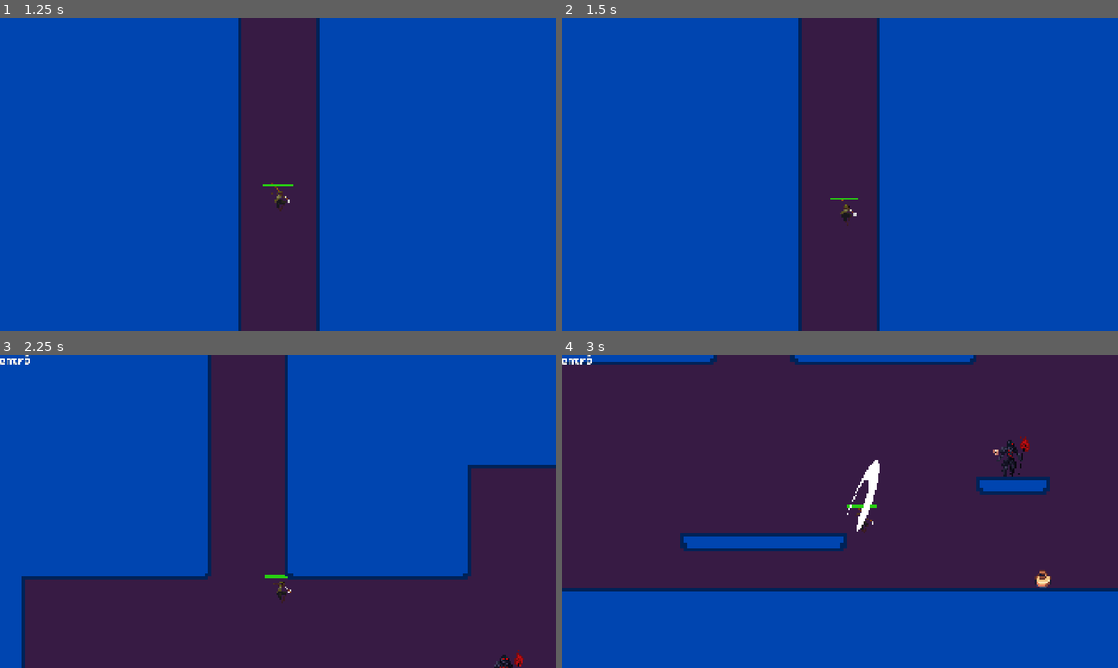
Above: before the commit, frames 1-4 (two rows, left to right).
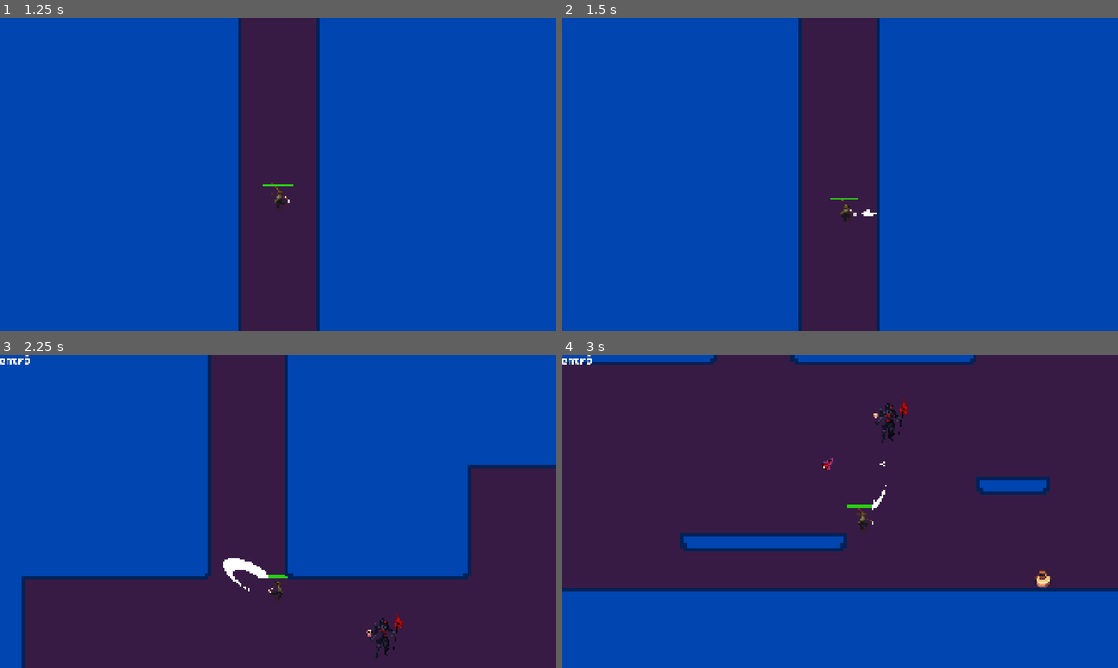
Above: after the commit, the same moments.

Repository: LastMarraketa/ChargerFeat
Game: Godot game, scene res://ui/main_menu.tscn
Two runs of this game, one before a commit and one after it. Both use one fixed random seed, a clock stepped at 60 frames per second and the inputs below. The engine's default icon, where the game draws it, is replaced by a stand-in: a white triangle on a blue panel in a dark square.
Inputs (mouse positions are in pixels of both pictures, inside the frame that each line leads up to):
- Up to frame 1 (1.25 s): click "Play Demo" at 0.5 s
- Up to frame 2 (1.5 s): move the mouse to (962, 158) at 1.27 s; press the mouse at (962, 158) at 1.28 s; hold D (move_right) from 1.28 s (still down)
- Up to frame 3 (2.25 s): keep holding D (move_right); tap Space (jump) at 1.52 s; move the mouse to (166, 527) at 2.02 s; release the mouse at (166, 527) at 2.03 s; click (166, 527) at 2.1 s
- Up to frame 4 (3 s): tap Space (jump) at 2.27 s; move the mouse to (895, 442) at 2.77 s; release D (move_right) at 2.78 s; press the mouse at (895, 442) at 2.78 s; hold A (move_left) from 2.78 s (still down); tap Q (fire, bound only after the commit) at 2.85 s

Frame 1 is identical in both runs. In frame 2, less than 0.1% of the frame differs, in the area x 53-57%, y 61-64%; in frame 3, 0.8%; in frame 4, 1.0%, in the area x 46-85%, y 13-57%.

Commit message:
sprites y cambios menores

Diff:
--- a/enemies/enemigo_torreta.gd
+++ b/enemies/enemigo_torreta.gd
@@ -15,8 +15,8 @@
 var player_in_range: bool = false
 
 func _physics_process(delta: float) -> void:
-	if not is_on_floor():
-		velocity.y += get_gravity().y * delta
+	#if not is_on_floor():
+		#velocity.y += get_gravity().y * delta
 
 	playback.travel("idle")
 	move_and_slide()
@@ -54,4 +54,5 @@
 	get_parent().add_child(bala)
 	bala.global_position = bullet_spawn.global_position
 	bala.direction = global_position.direction_to(player_ref.global_position)
+	bala.rotation = bala.direction.angle()
 	bala.player = player_ref
--- a/enemies/enemigo_torreta.tscn
+++ b/enemies/enemigo_torreta.tscn
@@ -294,7 +294,7 @@
 node_connections = [&"output", 0, &"idle"]
 
 [sub_resource type="RectangleShape2D" id="RectangleShape2D_grk76"]
-size = Vector2(63.166668, 28.366669)
+size = Vector2(63.61667, 33.383335)
 
 [node name="Enemigo_Torreta" type="CharacterBody2D" unique_id=223463695]
 script = ExtResource("1_gqaae")
@@ -322,11 +322,12 @@
 [node name="Detection area" type="Area2D" parent="." unique_id=589039728]
 
 [node name="CollisionShape2D" type="CollisionShape2D" parent="Detection area" unique_id=738716329]
-position = Vector2(-1.5, -17.5)
+position = Vector2(-5, 2.0000076)
 scale = Vector2(30, 30)
 shape = SubResource("RectangleShape2D_grk76")
 
 [node name="fire timer" type="Timer" parent="." unique_id=995510038]
+wait_time = 0.5
 
 [node name="bullet spawn" type="Marker2D" parent="." unique_id=1181341337]
 position = Vector2(-52, -20)
--- a/enemies/enemy_bullet.gd
+++ b/enemies/enemy_bullet.gd
@@ -1,6 +1,7 @@
 extends Area2D
+@onready var animation_player: AnimationPlayer = $AnimationPlayer
 
-@export var speed: float = 200.0 #velocidad de la bala
+@export var speed: float = 500.0 #velocidad de la bala
 var direction: Vector2 = Vector2.RIGHT
 var player: Player = null #importante, guarda la logica de contador de balas destruidas
 # Called when the node enters the scene tree for the first time.
@@ -14,10 +15,13 @@
 
 	global_position += direction * speed * delta
 
+	animation_player.play("firing")
 
 func _on_body_entered(body:Node2D)->void:
 	if body is Player :
 		Debug.log("impacto a jugador ")
+		queue_free()
+	elif body is not Enemy:
 		queue_free()
 
 func _on_area_entered(area: Area2D) -> void:
--- a/enemies/enemy_bullet.tscn
+++ b/enemies/enemy_bullet.tscn
@@ -1,17 +1,108 @@
 [gd_scene format=3 uid="uid://bttm54od0jbgw"]
 
 [ext_resource type="Script" uid="uid://d1t4xfqonxioa" path="res://enemies/enemy_bullet.gd" id="1_qadii"]
-[ext_resource type="Texture2D" uid="uid://dki0qrnh46vy0" path="res://icon.svg" id="2_45xi0"]
+[ext_resource type="Texture2D" uid="uid://d3k3o54lsp6gr" path="res://assets/sprites/Pixel Art VFX - Blood Mage - FREE Version/VFX3/sprite-sheet.png" id="2_qadii"]
 
 [sub_resource type="CircleShape2D" id="CircleShape2D_xnav5"]
+
+[sub_resource type="Animation" id="Animation_qadii"]
+length = 0.001
+tracks/0/type = "value"
+tracks/0/imported = false
+tracks/0/enabled = true
+tracks/0/path = NodePath("Sprite2D:texture")
+tracks/0/interp = 1
+tracks/0/loop_wrap = true
+tracks/0/keys = {
+"times": PackedFloat32Array(0),
+"transitions": PackedFloat32Array(1),
+"update": 1,
+"values": [ExtResource("2_qadii")]
+}
+tracks/1/type = "value"
+tracks/1/imported = false
+tracks/1/enabled = true
+tracks/1/path = NodePath("Sprite2D:hframes")
+tracks/1/interp = 1
+tracks/1/loop_wrap = true
+tracks/1/keys = {
+"times": PackedFloat32Array(0),
+"transitions": PackedFloat32Array(1),
+"update": 1,
+"values": [4]
+}
+tracks/2/type = "value"
+tracks/2/imported = false
+tracks/2/enabled = true
+tracks/2/path = NodePath("Sprite2D:frame")
+tracks/2/interp = 1
+tracks/2/loop_wrap = true
+tracks/2/keys = {
+"times": PackedFloat32Array(0),
+"transitions": PackedFloat32Array(1),
+"update": 1,
+"values": [0]
+}
+
+[sub_resource type="Animation" id="Animation_45xi0"]
+resource_name = "firing"
+length = 0.4
+loop_mode = 1
+tracks/0/type = "value"
+tracks/0/imported = false
+tracks/0/enabled = true
+tracks/0/path = NodePath("Sprite2D:texture")
+tracks/0/interp = 1
+tracks/0/loop_wrap = true
+tracks/0/keys = {
+"times": PackedFloat32Array(0),
+"transitions": PackedFloat32Array(1),
+"update": 1,
+"values": [ExtResource("2_qadii")]
+}
+tracks/1/type = "value"
+tracks/1/imported = false
+tracks/1/enabled = true
+tracks/1/path = NodePath("Sprite2D:hframes")
+tracks/1/interp = 1
+tracks/1/loop_wrap = true
+tracks/1/keys = {
+"times": PackedFloat32Array(0),
+"transitions": PackedFloat32Array(1),
+"update": 1,
+"values": [4]
+}
+tracks/2/type = "value"
+tracks/2/imported = false
+tracks/2/enabled = true
+tracks/2/path = NodePath("Sprite2D:frame")
+tracks/2/interp = 1
+tracks/2/loop_wrap = true
+tracks/2/keys = {
+"times": PackedFloat32Array(0, 0.099999994, 0.19999999, 0.3),
+"transitions": PackedFloat32Array(1, 1, 1, 1),
+"update": 1,
+"values": [0, 1, 2, 3]
+}
+
+[sub_resource type="AnimationLibrary" id="AnimationLibrary_xnav5"]
+_data = {
+&"RESET": SubResource("Animation_qadii"),
+&"firing": SubResource("Animation_45xi0")
+}
 
 [node name="enemy bullet" type="Area2D" unique_id=255558512]
 script = ExtResource("1_qadii")
 
-[node name="Sprite2D" type="Sprite2D" parent="." unique_id=289470704]
-scale = Vector2(0.2, 0.2)
-texture = ExtResource("2_45xi0")
-
 [node name="CollisionShape2D" type="CollisionShape2D" parent="." unique_id=1212237744]
 scale = Vector2(2, 2)
 shape = SubResource("CircleShape2D_xnav5")
+
+[node name="Sprite2D" type="Sprite2D" parent="." unique_id=1054525240]
+position = Vector2(-9, 0)
+scale = Vector2(0.46441555, -0.41376868)
+texture = ExtResource("2_qadii")
+hframes = 4
+
+[node name="AnimationPlayer" type="AnimationPlayer" parent="." unique_id=505343893]
+libraries/ = SubResource("AnimationLibrary_xnav5")
--- a/levels/demo_level.tscn
+++ b/levels/demo_level.tscn
@@ -204,4 +204,4 @@
 position = Vector2(-600, 3360)
 
 [node name="Enemigo_Torreta" parent="." unique_id=223463695 instance=ExtResource("10_rahni")]
-position = Vector2(2553, 2070)
+position = Vector2(2135, 2044)
--- a/player/slash.tscn
+++ b/player/slash.tscn
@@ -308,27 +308,35 @@
 }
 
 [sub_resource type="RectangleShape2D" id="RectangleShape2D_glx33"]
-size = Vector2(66.40385, 49)
+size = Vector2(80.163574, 126.29969)
 
 [node name="Slash" type="Area2D" unique_id=263095410]
 scale = Vector2(2.476187, 0.80760294)
 script = ExtResource("1_tocf0")
 
 [node name="Sprite2D 1" type="Sprite2D" parent="." unique_id=1345503408]
+position = Vector2(27.913795, 34.549488)
+scale = Vector2(0.62310094, 1.353056)
 texture = ExtResource("2_g1hi6")
 hframes = 12
 frame = 6
 
 [node name="Sprite2D 2" type="Sprite2D" parent="." unique_id=1119826445]
+position = Vector2(27.913795, 34.549488)
+scale = Vector2(0.62310094, 1.353056)
 texture = ExtResource("3_bv18j")
 hframes = 12
 
 [node name="Sprite2D 3" type="Sprite2D" parent="." unique_id=443765846]
+position = Vector2(27.913795, 34.549488)
+scale = Vector2(0.62310094, 1.353056)
 texture = ExtResource("4_mxkbg")
 hframes = 12
 frame = 6
 
 [node name="Sprite2D 4" type="Sprite2D" parent="." unique_id=982473297]
+position = Vector2(27.913795, 34.549488)
+scale = Vector2(0.62310094, 1.353056)
 texture = ExtResource("5_k671w")
 hframes = 12
 frame = 6
@@ -338,5 +346,5 @@
 speed_scale = 3.013
 
 [node name="CollisionShape2D" type="CollisionShape2D" parent="." unique_id=780710143]
-position = Vector2(32.798077, 0)
+position = Vector2(39.980824, 0)
 shape = SubResource("RectangleShape2D_glx33")
--- a/project.godot
+++ b/project.godot
@@ -74,7 +74,7 @@
 }
 fire={
 "deadzone": 0.2,
-"events": [Object(InputEventMouseButton,"resource_local_to_scene":false,"resource_name":"","device":-1,"window_id":0,"alt_pressed":false,"shift_pressed":false,"ctrl_pressed":false,"meta_pressed":false,"button_mask":1,"position":Vector2(326, 25),"global_position":Vector2(338, 85),"factor":1.0,"button_index":1,"canceled":false,"pressed":true,"double_click":false,"script":null)
+"events": [Object(InputEventKey,"resource_local_to_scene":false,"resource_name":"","device":-1,"window_id":0,"alt_pressed":false,"shift_pressed":false,"ctrl_pressed":false,"meta_pressed":false,"pressed":false,"keycode":81,"physical_keycode":0,"key_label":0,"unicode":113,"location":0,"echo":false,"script":null)
 ]
 }
 click={
@@ -114,7 +114,7 @@
 }
 slash={
 "deadzone": 0.2,
-"events": [Object(InputEventKey,"resource_local_to_scene":false,"resource_name":"","device":-1,"window_id":0,"alt_pressed":false,"shift_pressed":false,"ctrl_pressed":false,"meta_pressed":false,"pressed":false,"keycode":0,"physical_keycode":81,"key_label":0,"unicode":113,"location":0,"echo":false,"script":null)
+"events": [Object(InputEventMouseButton,"resource_local_to_scene":false,"resource_name":"","device":-1,"window_id":0,"alt_pressed":false,"shift_pressed":false,"ctrl_pressed":false,"meta_pressed":false,"button_mask":1,"position":Vector2(260, 13),"global_position":Vector2(269, 61),"factor":1.0,"button_index":1,"canceled":false,"pressed":true,"double_click":false,"script":null)
 ]
 }
 
Not shown, added: assets/sprites/Pixel Art VFX - Blood Mage - FREE Version/Thank you!.txt
Binary file added: assets/sprites/Pixel Art VFX - Blood Mage - FREE Version/VFX1/part1(start)/GIF.gif
Binary file added: assets/sprites/Pixel Art VFX - Blood Mage - FREE Version/VFX1/part1(start)/frames/BloodMage_skill1_start_frame1.png
Not shown, added: assets/sprites/Pixel Art VFX - Blood Mage - FREE Version/VFX1/part1(start)/frames/BloodMage_skill1_start_frame1.png.import
Binary file added: assets/sprites/Pixel Art VFX - Blood Mage - FREE Version/VFX1/part1(start)/frames/BloodMage_skill1_start_frame2.png
Not shown, added: assets/sprites/Pixel Art VFX - Blood Mage - FREE Version/VFX1/part1(start)/frames/BloodMage_skill1_start_frame2.png.import
Binary file added: assets/sprites/Pixel Art VFX - Blood Mage - FREE Version/VFX1/part1(start)/frames/BloodMage_skill1_start_frame3.png
Not shown, added: assets/sprites/Pixel Art VFX - Blood Mage - FREE Version/VFX1/part1(start)/frames/BloodMage_skill1_start_frame3.png.import
Binary file added: assets/sprites/Pixel Art VFX - Blood Mage - FREE Version/VFX1/part1(start)/frames/BloodMage_skill1_start_frame4.png
Not shown, added: assets/sprites/Pixel Art VFX - Blood Mage - FREE Version/VFX1/part1(start)/frames/BloodMage_skill1_start_frame4.png.import
Binary file added: assets/sprites/Pixel Art VFX - Blood Mage - FREE Version/VFX1/part1(start)/frames/BloodMage_skill1_start_frame5.png
Not shown, added: assets/sprites/Pixel Art VFX - Blood Mage - FREE Version/VFX1/part1(start)/frames/BloodMage_skill1_start_frame5.png.import
(and 80 more such lines)
